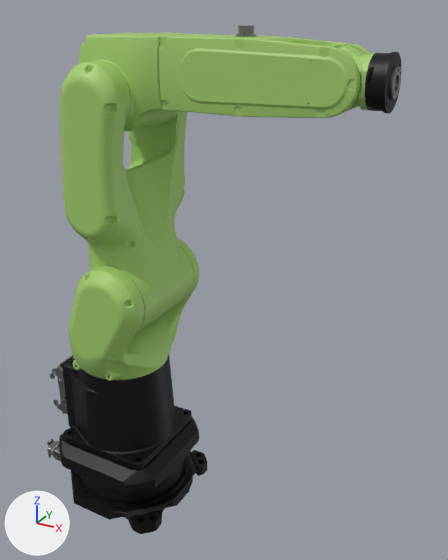
What one commit did to the glTF model public/models/FANUC_CR7iA.glb.
Before and after are seen from a 50 mm camera at (0.666, -0.814, 0.452) aimed at (0.194, 0.045, 0.023). Arrows for +X, +Y and +Z are at lower left; the lights stay in place. Where no turn or scale is listed for an object, it has been applied to the vertices. Vertices at the same position are counted once.

The first picture shows 'link_0', 'link_1', 'link_2', 'link_3', 'link_4', 'link_5'.
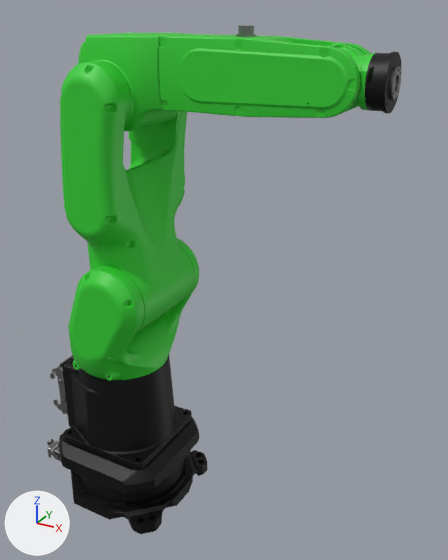
Commit message: fix: update fanuc colors

The edits, one by one:
Material 'fanuc_lime_green' (mat_fanuc_lime_green) is new.
Its base color is (0.0319, 0.61, 0.0319) (green #32cd32).
me_visuals_5 has 3510 vertices, 6873 faces and spans x 0.3423..0.4605, y -0.037..0.037, z 0.3223..0.4075.
me_visuals_5 is used by ob_link_5; location (0.0, 0.0, 0.0).
me_visuals_5 part 1: all 2555 faces that had it switch from mat_fanuc_green (green #a4ce6e) to mat_fanuc_lime_green (green #32cd32).
me_visuals_4 has 2707 vertices, 5308 faces and spans x 0.14..0.428, y -0.049..0.056, z 0.315..0.429.
me_visuals_4 is used by ob_link_4; location (0.0, 0.0, 0.0).
me_visuals_4 part 2: all 5150 faces that had it switch from mat_fanuc_green (green #a4ce6e) to mat_fanuc_lime_green (green #32cd32).
me_visuals_3 has 1745 vertices, 3486 faces and spans x -0.025..0.139, y -0.072..0.067, z 0.278..0.416.
me_visuals_3 no longer uses material mat_fanuc_green (green #a4ce6e).
me_visuals_3 now uses material mat_fanuc_lime_green (green #32cd32).
me_visuals_2 has 3633 vertices, 7136 faces and spans x -0.019..0.116, y -0.113..0.114, z -0.066..0.381.
me_visuals_2 no longer uses material mat_fanuc_green (green #a4ce6e).
me_visuals_2 now uses material mat_fanuc_lime_green (green #32cd32).
me_visuals_1 has 2612 vertices, 5170 faces and spans x -0.085..0.114, y -0.117..0.118, z -0.16..0.064.
me_visuals_1 is used by ob_link_1; location (0.0, 0.0, 0.0).
me_visuals_1 part 3: all 4946 faces that had it switch from mat_fanuc_green (green #a4ce6e) to mat_fanuc_lime_green (green #32cd32).

What differs and where, as boxes [x1, y1, x2, y2] in the pictures (448 x 560 px):
'link_2', recoloured
    both: [60, 61, 194, 332]
'link_3', recoloured
    both: [78, 33, 189, 131]
part 1 of me_visuals_5, recoloured
    both: [332, 45, 375, 112]
part 2 of me_visuals_4, recoloured
    both: [159, 34, 371, 118]
part 3 of me_visuals_1, recoloured
    both: [68, 238, 199, 381]
